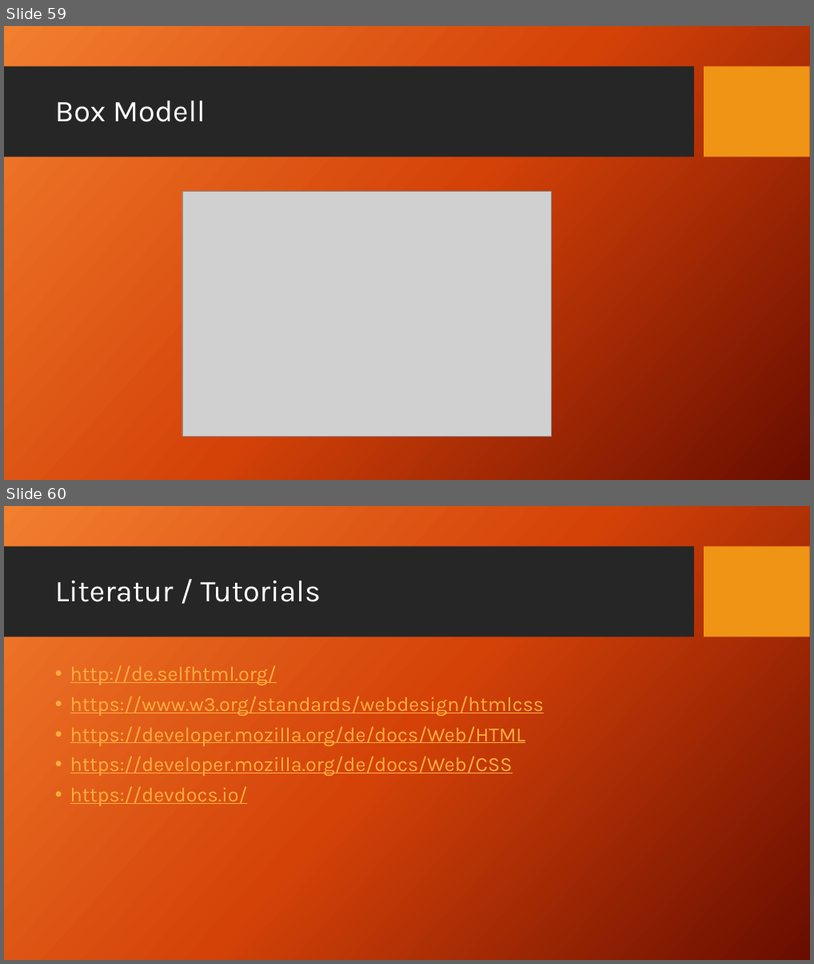
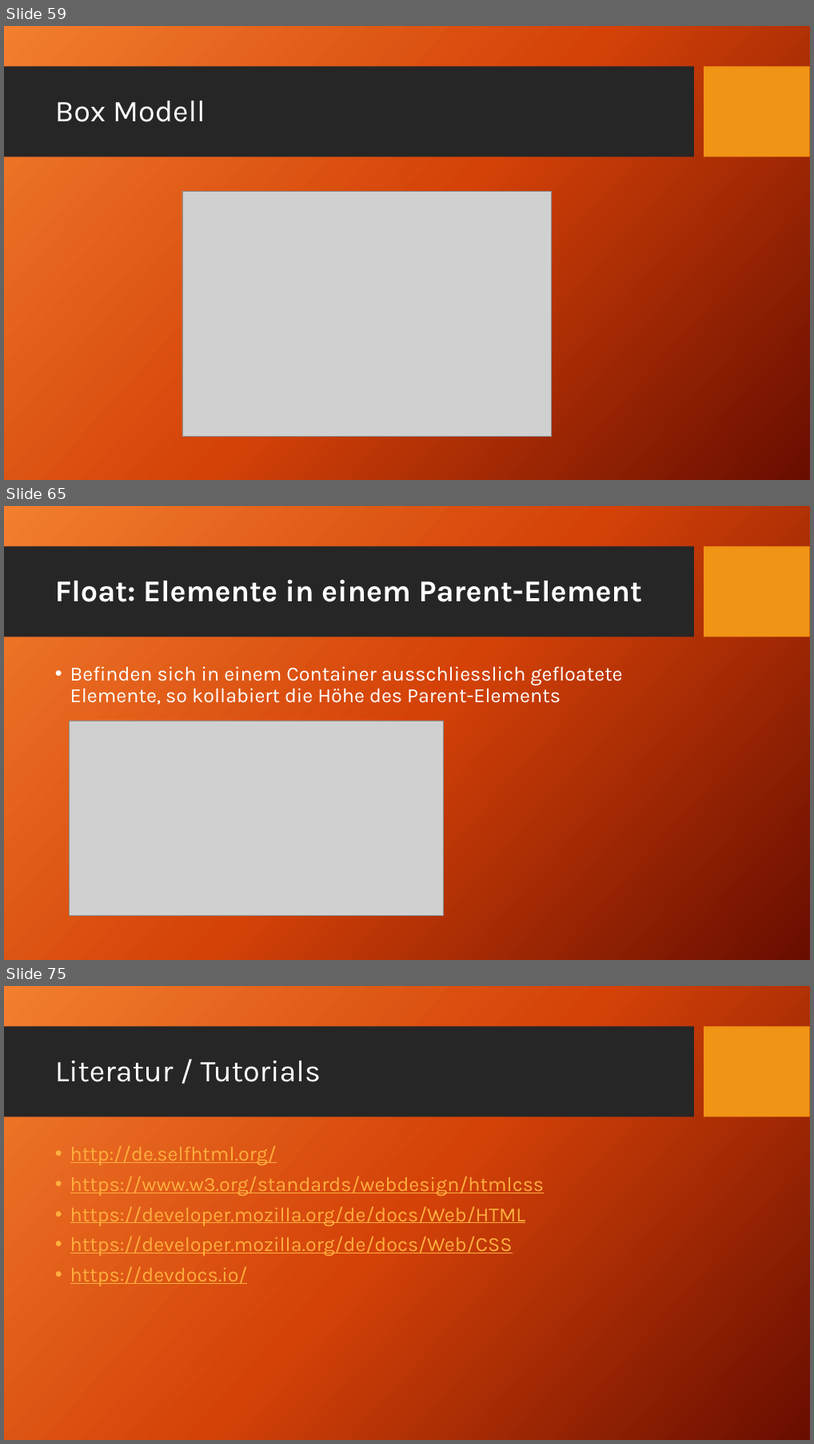
Before and after one commit to TomFrey/htmlCssBasicUebungen, a slide deck: html Schulung.pptx. Shown one above the other, each under a label of ours: slides 59 and 60 before the commit, slides 59, 65 and 75 after it; the slides between them are not shown. The pictures are 814x964 and 814x1444 pixels, drawn with LibreOffice and Linux fonts; fonts in the diff are those of the drawing; grey boxes stand for pictures; background and template pictures are left out. Boxes give left, top, right and bottom in pixels: in the first picture for what was removed or moved away, otherwise in the second. Text is boxed around its words. In the diff, an @@ line names an element or a change of style, - is before the commit and + after.

Commit message:
css float zur PowerPoint Präsentation hinzugefügt.

```diff
--- a/html Schulung.pptx
+++ b/html Schulung.pptx
@@ slide 65 added at (x1=4, y1=506, x2=810, y2=960), background picture (left out); not listed: 2 template elements that a slide beside it also shows @@
@@ title added at (x1=55, y1=580, x2=642, y2=602), 36 pt, text #FFFFFF, bold @@
+Float: Elemente in einem Parent-Element
@@ text added at (x1=70, y1=666, x2=622, y2=704), 24 pt, text #FFFFFF @@
+• Befinden sich in einem Container ausschliesslich gefloatete Elemente, so kollabiert die Höhe des Parent-Elements
@@ picture added at (x1=70, y1=720, x2=444, y2=915) @@
@@ what was slide 60 is now slide 75 @@
```
Also in this commit, not shown: 14 other slides added.
